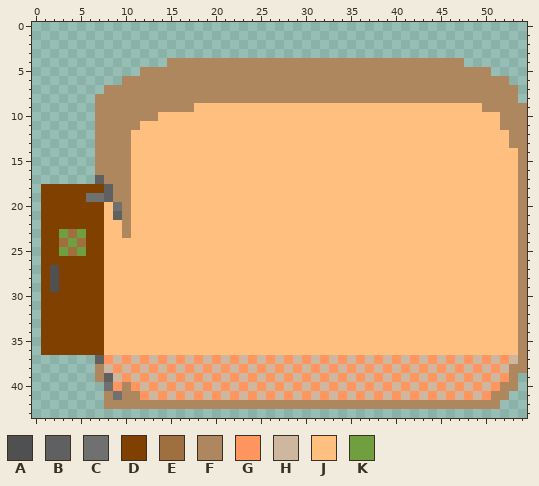
One commit to this pixel-art sprite: assets/HomeInside.png. That is the earlier state.
The file is 440x352 pixels, drawn in blocks of 8x8; one block is one cell here.
Palette (. is transparent): A #505050  B #606060  C #707070  D #804000  E #9f6f3f  F #af875f  G #ff965f  H #cfb79f  J #ffbf7f  K #6f9f3f
Pixels before (only the part around the change), first column x 3:
 0 ....................................................
 1 ....................................................
 2 ....................................................
 3 ....................................................
 4 ............FFFFFFFFFFFFFFFFFFFFFFFFFFFFFFFFF.......
 5 .........FFFFFFFFFFFFFFFFFFFFFFFFFFFFFFFFFFFFFFF....
 6 .......FFFFFFFFFFFFFFFFFFFFFFFFFFFFFFFFFFFFFFFFFFF..
 7 .....FFFFFFFFFFFFFFFFFFFFFFFFFFFFFFFFFFFFFFFFFFFFFF.
 8 ....FFFFFFFFFFFFFFFFFFFFFFFFFFFFFFFFFFFFFFFFFFFFFFF.
 9 ....FFFFFFFFFFFJJJJJJJJJJJJJJJJJJJJJJJJJJJJJJJJFFFFF
10 ....FFFFFFFJJJJJJJJJJJJJJJJJJJJJJJJJJJJJJJJJJJJJJFFF
11 ....FFFFFJJJJJJJJJJJJJJJJJJJJJJJJJJJJJJJJJJJJJJJJFFF
12 ....FFFFJJJJJJJJJJJJJJJJJJJJJJJJJJJJJJJJJJJJJJJJJJFF
13 ....FFFFJJJJJJJJJJJJJJJJJJJJJJJJJJJJJJJJJJJJJJJJJJFF
14 ....FFFFJJJJJJJJJJJJJJJJJJJJJJJJJJJJJJJJJJJJJJJJJJJF
15 ....FFFFJJJJJJJJJJJJJJJJJJJJJJJJJJJJJJJJJJJJJJJJJJJF
16 ....FFFFJJJJJJJJJJJJJJJJJJJJJJJJJJJJJJJJJJJJJJJJJJJF
17 ....BFFFJJJJJJJJJJJJJJJJJJJJJJJJJJJJJJJJJJJJJJJJJJJF
18 DDDDDBFFJJJJJJJJJJJJJJJJJJJJJJJJJJJJJJJJJJJJJJJJJJJF
19 DDDCCBFFJJJJJJJJJJJJJJJJJJJJJJJJJJJJJJJJJJJJJJJJJJJF
20 DDDDDJCFJJJJJJJJJJJJJJJJJJJJJJJJJJJJJJJJJJJJJJJJJJJF
21 DDDDDJBFJJJJJJJJJJJJJJJJJJJJJJJJJJJJJJJJJJJJJJJJJJJF
22 DDDDDJJFJJJJJJJJJJJJJJJJJJJJJJJJJJJJJJJJJJJJJJJJJJJF
23 KEKDDJJFJJJJJJJJJJJJJJJJJJJJJJJJJJJJJJJJJJJJJJJJJJJF
24 EKEDDJJJJJJJJJJJJJJJJJJJJJJJJJJJJJJJJJJJJJJJJJJJJJJF
25 KEKDDJJJJJJJJJJJJJJJJJJJJJJJJJJJJJJJJJJJJJJJJJJJJJJF
26 DDDDDJJJJJJJJJJJJJJJJJJJJJJJJJJJJJJJJJJJJJJJJJJJJJJF
27 DDDDDJJJJJJJJJJJJJJJJJJJJJJJJJJJJJJJJJJJJJJJJJJJJJJF
28 DDDDDJJJJJJJJJJJJJJJJJJJJJJJJJJJJJJJJJJJJJJJJJJJJJJF
29 DDDDDJJJJJJJJJJJJJJJJJJJJJJJJJJJJJJJJJJJJJJJJJJJJJJF
30 DDDDDJJJJJJJJJJJJJJJJJJJJJJJJJJJJJJJJJJJJJJJJJJJJJJF
31 DDDDDJJJJJJJJJJJJJJJJJJJJJJJJJJJJJJJJJJJJJJJJJJJJJJF
32 DDDDDJJJJJJJJJJJJJJJJJJJJJJJJJJJJJJJJJJJJJJJJJJJJJJF
33 DDDDDJJJJJJJJJJJJJJJJJJJJJJJJJJJJJJJJJJJJJJJJJJJJJJF
34 DDDDDJJJJJJJJJJJJJJJJJJJJJJJJJJJJJJJJJJJJJJJJJJJJJJF
35 DDDDDJJJJJJJJJJJJJJJJJJJJJJJJJJJJJJJJJJJJJJJJJJJJJJF
36 DDDDDJJJJJJJJJJJJJJJJJJJJJJJJJJJJJJJJJJJJJJJJJJJJJJF
37 ....BGHGHGHGHGHGHGHGHGHGHGHGHGHGHGHGHGHGHGHGHGHGHGHF
38 ....FHGHGHGHGHGHGHGHGHGHGHGHGHGHGHGHGHGHGHGHGHGHGHFF
39 ....FBHGHGHGHGHGHGHGHGHGHGHGHGHGHGHGHGHGHGHGHGHGHGF.
40 .....CGFGHGHGHGHGHGHGHGHGHGHGHGHGHGHGHGHGHGHGHGHGFF.
41 .....FCFFGHGHGHGHGHGHGHGHGHGHGHGHGHGHGHGHGHGHGHGFF..
42 .....FFFFFFFFFFFFFFFFFFFFFFFFFFFFFFFFFFFFFFFFFFFF...
43 ....................................................
The result:
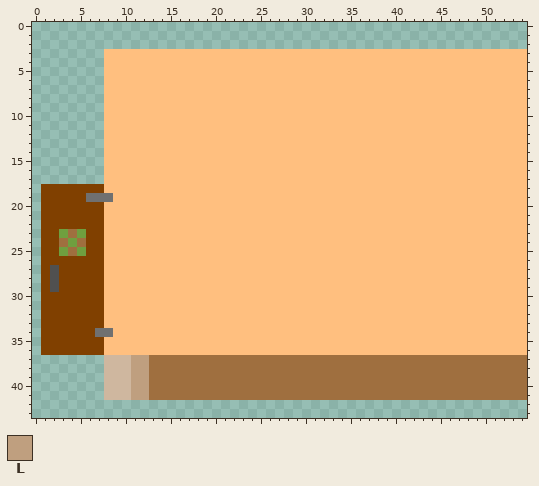
Colours new in this view: L #bf9f7f
Change:
y 3: x 8..54 ............................................... -> JJJJJJJJJJJJJJJJJJJJJJJJJJJJJJJJJJJJJJJJJJJJJJJ
y 4: x 8..54 .......FFFFFFFFFFFFFFFFFFFFFFFFFFFFFFFFF....... -> JJJJJJJJJJJJJJJJJJJJJJJJJJJJJJJJJJJJJJJJJJJJJJJ
y 5: x 8..54 ....FFFFFFFFFFFFFFFFFFFFFFFFFFFFFFFFFFFFFFF.... -> JJJJJJJJJJJJJJJJJJJJJJJJJJJJJJJJJJJJJJJJJJJJJJJ
y 6: x 8..54 ..FFFFFFFFFFFFFFFFFFFFFFFFFFFFFFFFFFFFFFFFFFF.. -> JJJJJJJJJJJJJJJJJJJJJJJJJJJJJJJJJJJJJJJJJJJJJJJ
y 7: x 8..54 FFFFFFFFFFFFFFFFFFFFFFFFFFFFFFFFFFFFFFFFFFFFFF. -> JJJJJJJJJJJJJJJJJJJJJJJJJJJJJJJJJJJJJJJJJJJJJJJ
y 8: x 7..54 FFFFFFFFFFFFFFFFFFFFFFFFFFFFFFFFFFFFFFFFFFFFFFF. -> .JJJJJJJJJJJJJJJJJJJJJJJJJJJJJJJJJJJJJJJJJJJJJJJ
y 9: x 7..17 FFFFFFFFFFF -> .JJJJJJJJJJ; x 50..54 FFFFF -> JJJJJ
y 10: x 7..13 FFFFFFF -> .JJJJJJ; x 52..54 FFF -> JJJ
y 11: x 7..11 FFFFF -> .JJJJ; x 52..54 FFF -> JJJ
y 12..13: x 7..10 FFFF -> .JJJ; x 53..54 FF -> JJ
y 14..16: x 7..10 FFFF -> .JJJ; x 54 F -> J
y 17: x 7..10 BFFF -> .JJJ; x 54 F -> J
y 18: x 8..10 BFF -> JJJ; x 54 F -> J
y 19: x 8..10 BFF -> CJJ; x 54 F -> J
y 20: x 9..10 CF -> JJ; x 54 F -> J
y 21: x 9..10 BF -> JJ; x 54 F -> J
y 22..23: x 10 F -> J; x 54 F -> J
y 24..33: x 54 F -> J
y 34: x 7..8 DJ -> CC; x 54 F -> J
y 35..36: x 54 F -> J
y 37: x 7..8 BG -> .H; x 10..54 GHGHGHGHGHGHGHGHGHGHGHGHGHGHGHGHGHGHGHGHGHGHF -> HLLEEEEEEEEEEEEEEEEEEEEEEEEEEEEEEEEEEEEEEEEEE
y 38: x 7 F -> .; x 9 G -> H; x 11..54 GHGHGHGHGHGHGHGHGHGHGHGHGHGHGHGHGHGHGHGHGHFF -> LLEEEEEEEEEEEEEEEEEEEEEEEEEEEEEEEEEEEEEEEEEE
y 39: x 7..8 FB -> .H; x 10..54 GHGHGHGHGHGHGHGHGHGHGHGHGHGHGHGHGHGHGHGHGHGF. -> HLLEEEEEEEEEEEEEEEEEEEEEEEEEEEEEEEEEEEEEEEEEE
y 40: x 8..54 CGFGHGHGHGHGHGHGHGHGHGHGHGHGHGHGHGHGHGHGHGHGFF. -> HHHLLEEEEEEEEEEEEEEEEEEEEEEEEEEEEEEEEEEEEEEEEEE
y 41: x 8..54 FCFFGHGHGHGHGHGHGHGHGHGHGHGHGHGHGHGHGHGHGHGFF.. -> HHHLLEEEEEEEEEEEEEEEEEEEEEEEEEEEEEEEEEEEEEEEEEE
y 42: x 8..51 FFFFFFFFFFFFFFFFFFFFFFFFFFFFFFFFFFFFFFFFFFFF -> ............................................
Where, in picture pixels (left, top, right, bottom), the same in both pictures:
changed: (95, 49, 527, 409)
